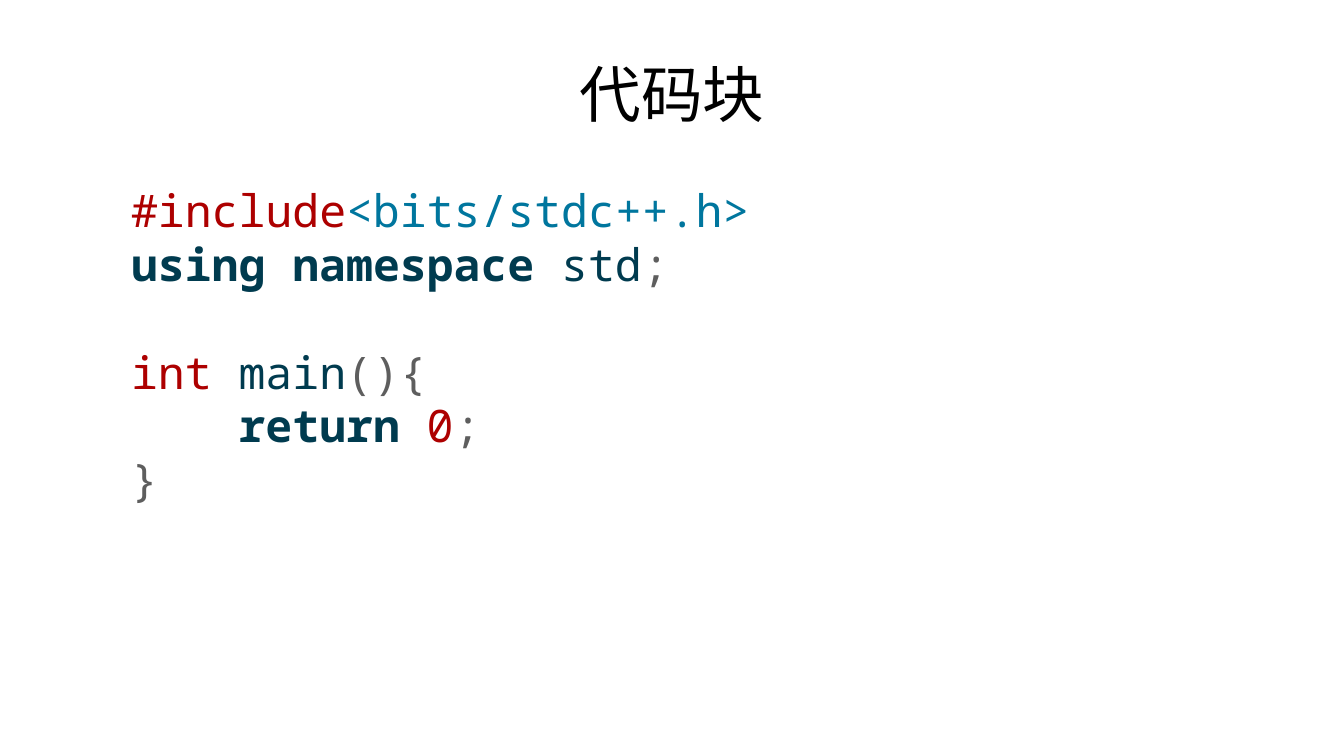
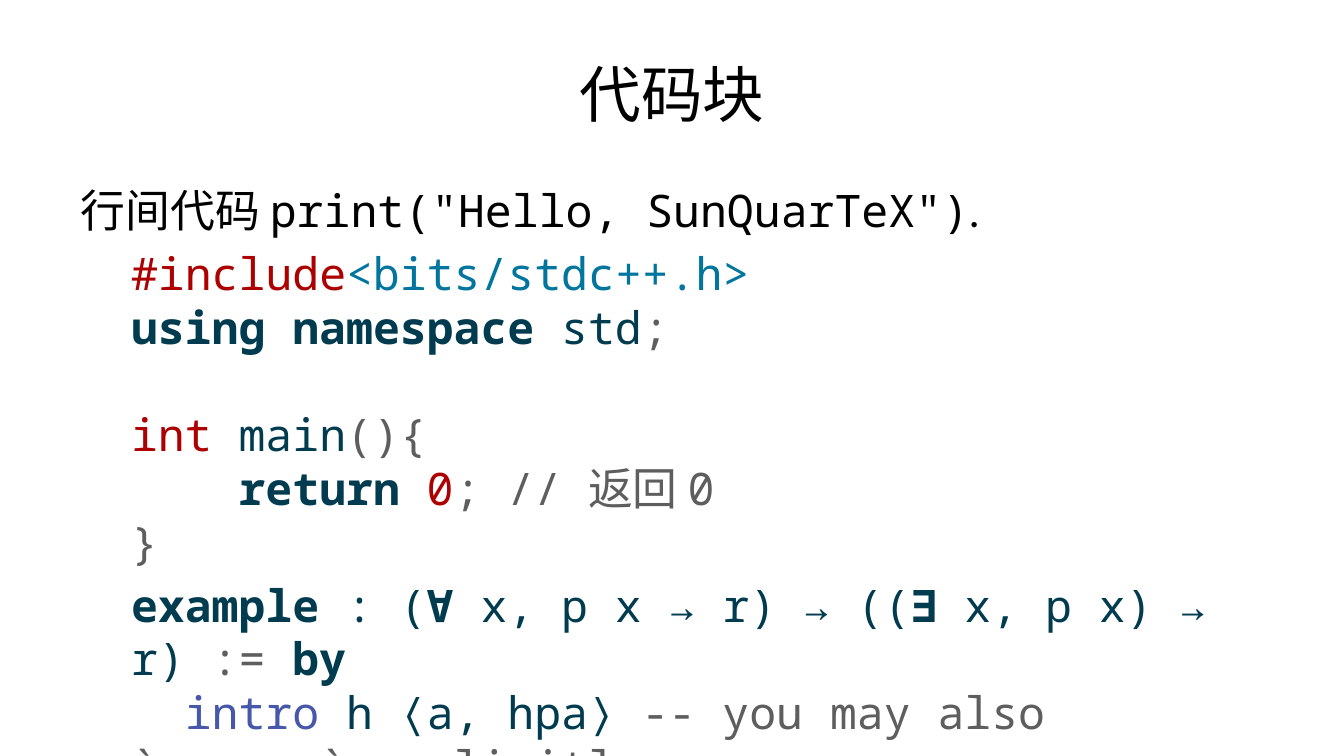
Before and after one commit to sun123zxy/sunquartex, a slide deck: slide 9 of examples/cnpre.pptx. Drawn at 1344x756 pixels with LibreOffice and Linux fonts; fonts in the diff are those of the drawing. Boxes give left, top, right and bottom in pixels: in the first picture for what was removed or moved away, otherwise in the second. Text is boxed around its words. In the diff, an @@ line names an element or a change of style, - is before the commit and + after.

```diff
--- a/examples/cnpre.pptx
+++ b/examples/cnpre.pptx
@@ text at bbox=[81, 189, 1153, 740]: text changed @@
-#include<bits/stdc++.h>
-using namespace std;
-int main(){
-return 0;
-}
+行间代码 print("Hello, SunQuarTeX").
+#include<bits/stdc++.h>
+using namespace std;
+int main(){
+return 0; // 返回 0
+}
+example : (∀ x, p x → r) → ((∃ x, p x) → r) := by
+intro h ⟨a, hpa⟩ -- you may also `rcases` explicitly
+exact h a hpa
```
Also in this commit, not shown: 32 other files.
